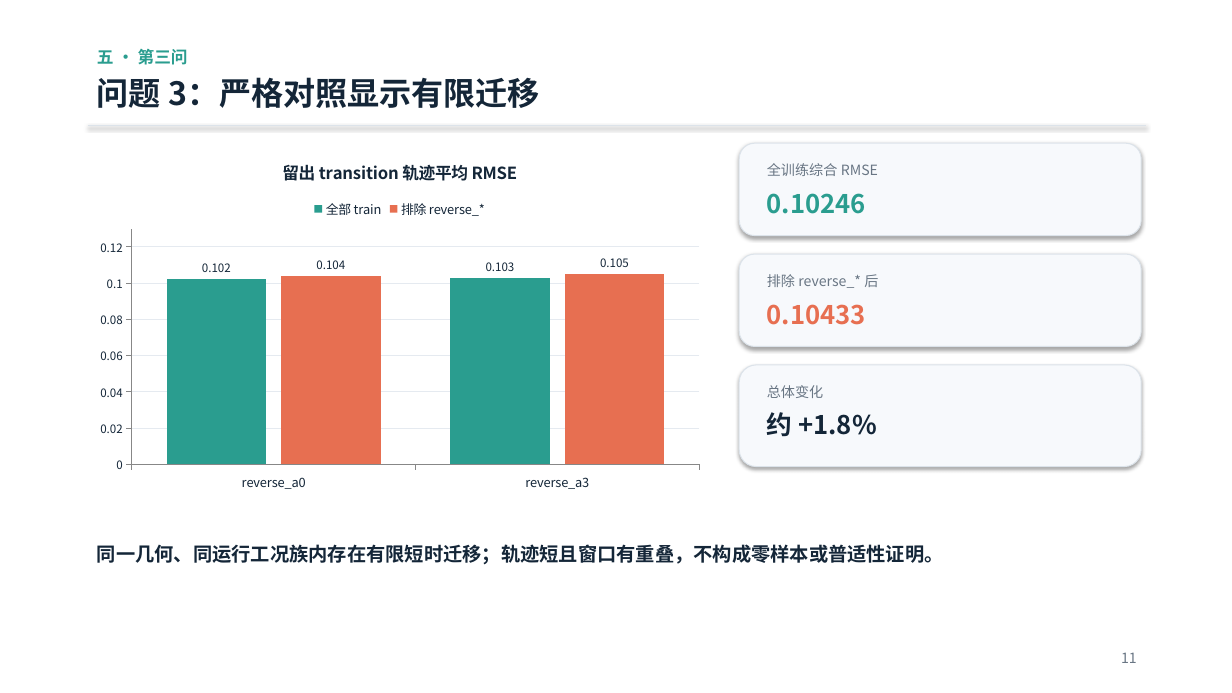
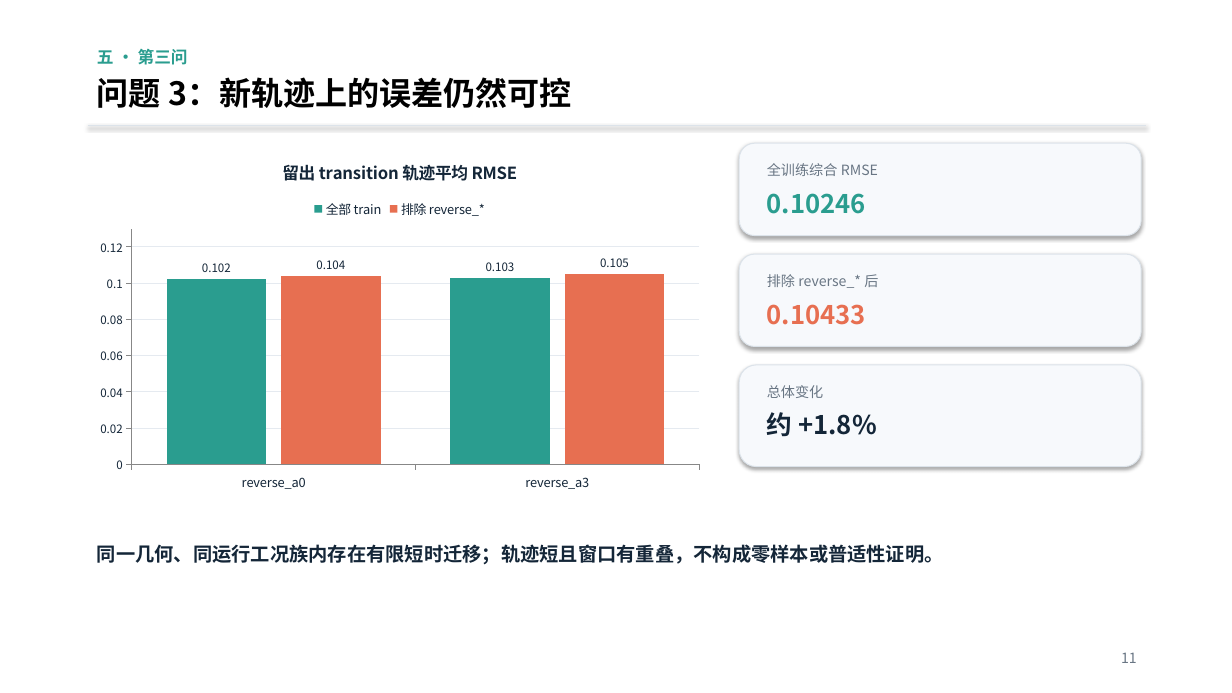
Before and after one commit to tuofeilun711/-A-, a slide deck: slide 11 of deliverables/A题_POD-AR_答辩汇报.pptx. Drawn at 1232x693 pixels with LibreOffice and Linux fonts; fonts in the diff are those of the drawing. Boxes give left, top, right and bottom in pixels: in the first picture for what was removed or moved away, otherwise in the second. Text is boxed around its words. In the diff, an @@ line names an element or a change of style, - is before the commit and + after.

```diff
--- a/deliverables/A题_POD-AR_答辩汇报.pptx
+++ b/deliverables/A题_POD-AR_答辩汇报.pptx
@@ text at <box>97,77,571,108</box>: text changed; text colour #142638 to #000000 @@
-问题 3：严格对照显示有限迁移
+问题 3：新轨迹上的误差仍然可控
```
Also in this commit, not shown: 3 other slides changed.
